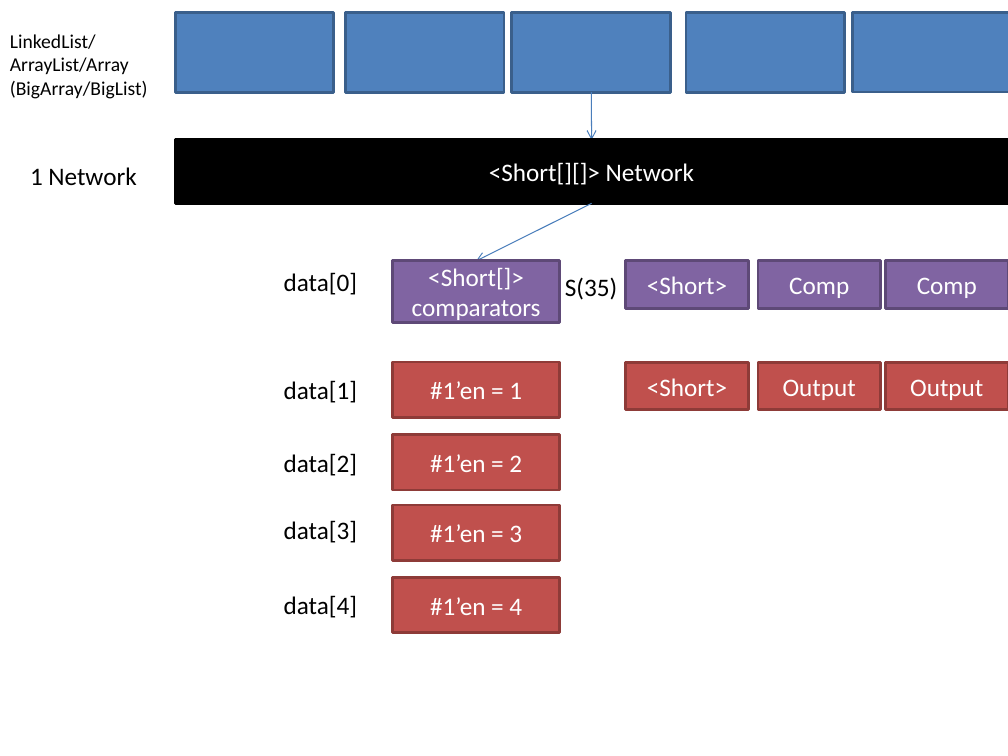
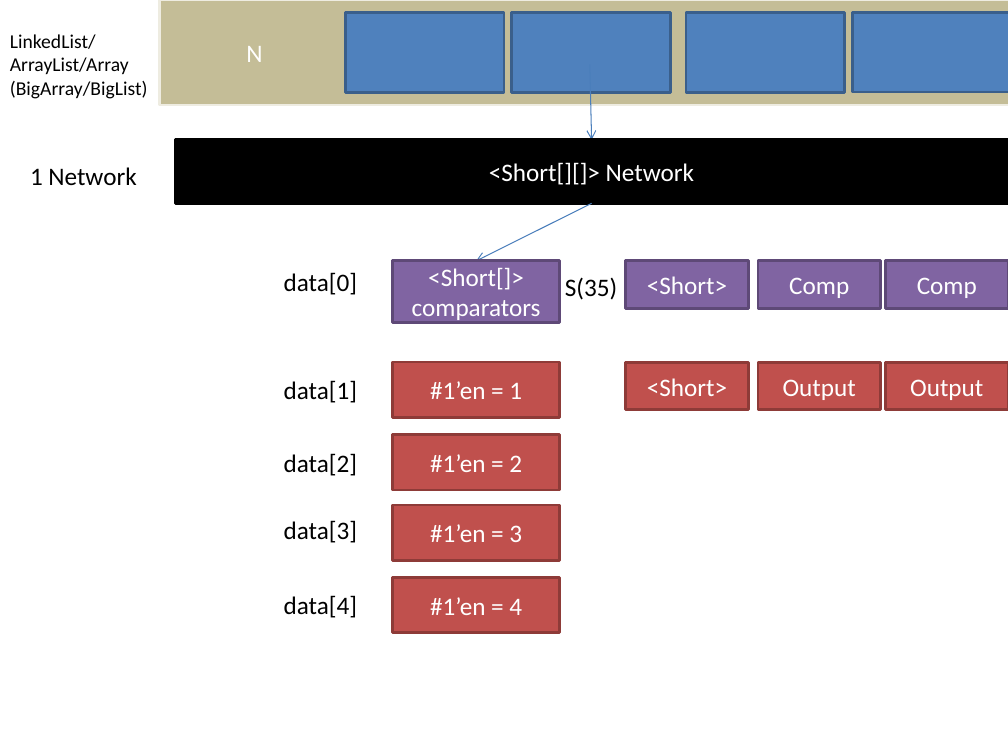
Before and after one commit to mdekempeneer/Research-Optimal-Size-Sorting-Networks, a slide deck: slide 1 of Paper_werking_draft.pptx. Drawn at 1008x756 pixels with LibreOffice and Linux fonts; fonts in the diff are those of the drawing. Boxes give left, top, right and bottom in pixels: in the first picture for what was removed or moved away, otherwise in the second. Text is boxed around its words. In the diff, an @@ line names an element or a change of style, - is before the commit and + after.

```diff
--- a/Paper_werking_draft.pptx
+++ b/Paper_werking_draft.pptx
@@ rectangle added at (159,0,1008,105), fill #C4BD97, outline #EEECE1 2 pt @@
@@ text "N": place and size @@
-text "N" at (175,13,334,93)
+text "N" at (246,46,262,62)
@@ text "N" at (246,46,262,62): fill #4F81BD to none; outline #3A5F8C 2 pt to none @@
@@ text at (246,46,262,62): text added @@
+N
@@ arrow moved from (592, 93) - (592, 140) to (590, 65) - (592, 140) @@
```
Also in this commit, not shown: 1 other slide changed, 1 slide added.
